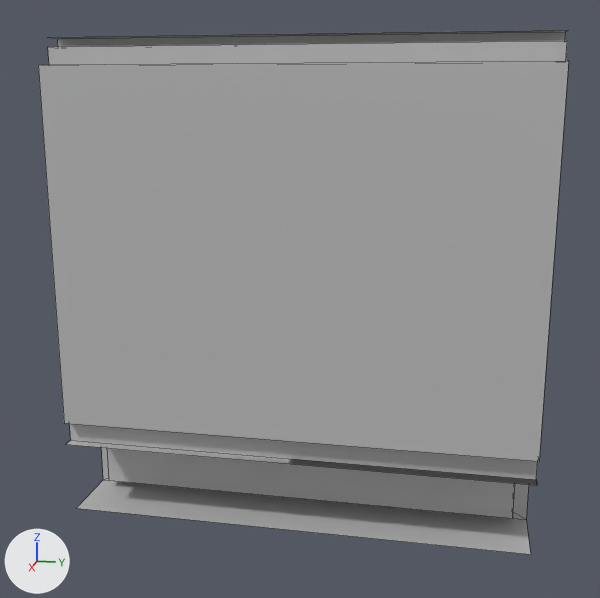
One commit to the FBX model PFB_ANSART_GOY_KODRA/Assets/_FBX/module_mur_haut.fbx: the scene before it, then after it.
Before and after are seen from a 50 mm camera at (-13.72, 24.91, 8.2) aimed at (-20.62, 23.53, 6.48). Every picture has the same lights, and +X, +Y and +Z are marked at lower left. Mesh edges are drawn as thin lines. Where no turn or scale is listed for an object, it has been applied to the vertices.

Script lines for the objects in view, before the commit:
```python
me_mesh = bpy.data.meshes.new('Mesh')
me_mesh.from_pydata(...)  # 34 vertices, 20 faces; spans x -0.37..0.37, y -2.11..2.11, z -2.16..2.16
me_mesh.materials.append(mat_lambert1)  # grey #bcbcbc
# before: 1 (0.25, -2.11, -2.16) at pixel (76, 508), 2 (-0.37, -2.11, -1.45), 3 (0.37, -2.11, -1.45) at pixel (65, 444), 4 (-0.37, 2.11, -1.45), 5 (0.37, 2.11, -1.45) at pixel (537, 485)
# before: 7 (0.25, 2.11, -2.16) at pixel (530, 554), 12 (0.18, -2.11, 2.16) at pixel (47, 37), 13 (0.18, 2.11, 2.16) at pixel (568, 30), 22 (0.26, -2.11, -1.45) at pixel (70, 440), 23 (0.26, 2.11, -1.45) at pixel (536, 479)
# before: 24 (0.26, -2.11, -1.24), 25 (0.26, 2.11, -1.24) at pixel (538, 456)
ob_pcube131 = bpy.data.objects.new('pCube131', me_mesh)
ob_pcube131.location = (-20.692, 23.488, 6.51)
```
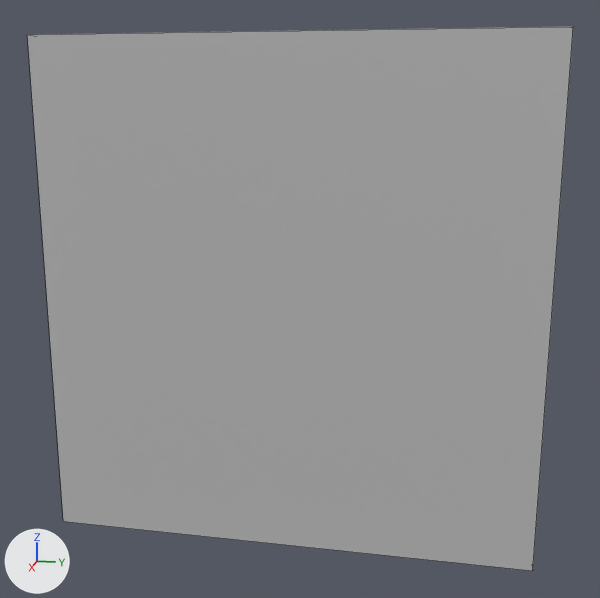
Where the newer file only moved an object's origin or applied its transform, the numbers keep the older frame.

Where the change shows, as pixel boxes (x1, y1, x2, y2) in the pictures (600 x 598 px; the box of a moved part takes in the faces that stretch with it):
'pCube131', reshaped
    before: (38, 30, 569, 555)
    after: (27, 26, 573, 571)
part 1 of me_mesh, moved or reshaped
    before: (49, 30, 567, 555)
    after: (27, 26, 573, 571)

Diff of the bpy script that builds the scene:
```diff
--- a/PFB_ANSART_GOY_KODRA/Assets/_FBX/module_mur_haut.fbx.py
+++ b/PFB_ANSART_GOY_KODRA/Assets/_FBX/module_mur_haut.fbx.py
@@ me_mesh @@
 me_mesh.from_pydata(...)  # 34 vertices, 20 faces; spans x -0.37..0.37, y -2.11..2.11, z -2.16..2.16
 # used by ob_pcube131; location = (-20.692, 23.488, 6.51)
 # verts and faces of me_mesh; kept vertices keep their numbers, new ones are numbered from 34
+# me_mesh part 1
+delete_vertices([3, 5])  # with the faces that use them
+delete_faces([(22, 24, 25, 23)])
+verts[1] = (0.51, -2.11, -2.16)  # moved, pixel (63, 521)
+verts[7] = (0.51, 2.11, -2.16)  # moved, pixel (532, 570)
+verts[12] = (0.51, -2.11, 2.16)  # moved, pixel (27, 34)
+verts[13] = (0.51, 2.11, 2.16)  # moved, pixel (573, 26)
+verts[34] = (0.26, -2.11, -1.45)
+verts[35] = (0.26, 2.11, -1.45)
+faces += [(2, 22, 23, 4), (24, 25, 35, 34), (22, 34, 35, 23), (1, 7, 13, 12)]
 me_mesh.materials.append(mat_lambert1)
```
